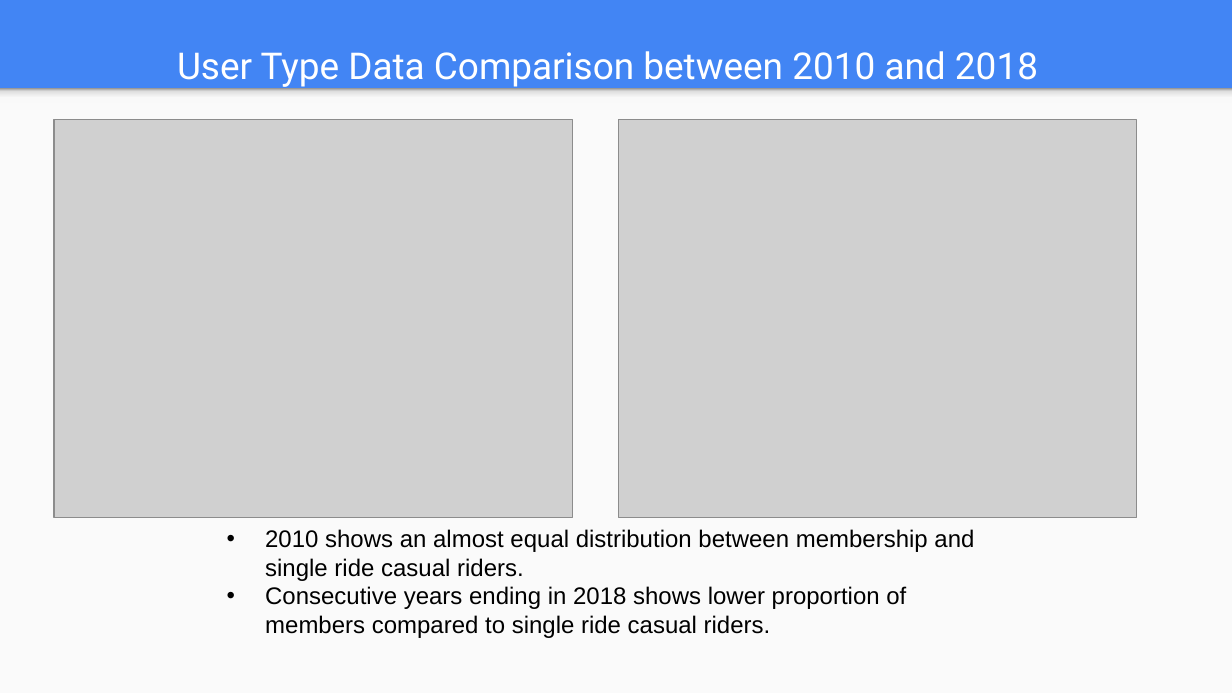
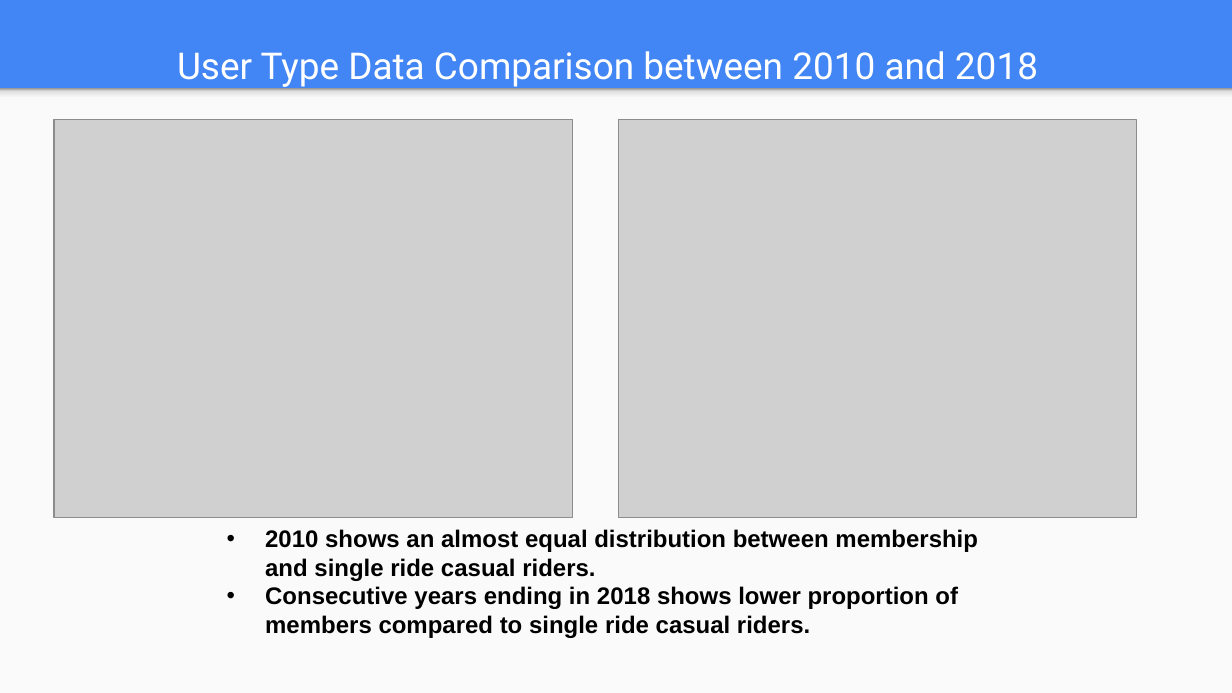
Before and after one commit to tdrygg/Group-Project, a slide deck: slide 20 of Patterns_In_NiceRide_Group6_Final.pptx. Drawn at 1232x693 pixels with LibreOffice and Linux fonts; fonts in the diff are those of the drawing; grey boxes stand for pictures. Boxes give left, top, right and bottom in pixels: in the first picture for what was removed or moved away, otherwise in the second. Text is boxed around its words. In the diff, an @@ line names an element or a change of style, - is before the commit and + after.

```diff
--- a/Patterns_In_NiceRide_Group6_Final.pptx
+++ b/Patterns_In_NiceRide_Group6_Final.pptx
@@ text "2010 shows an almost equal ..." at box(265, 529, 978, 638): bold on @@
```
Also in this commit, not shown: 7 other slides changed.
